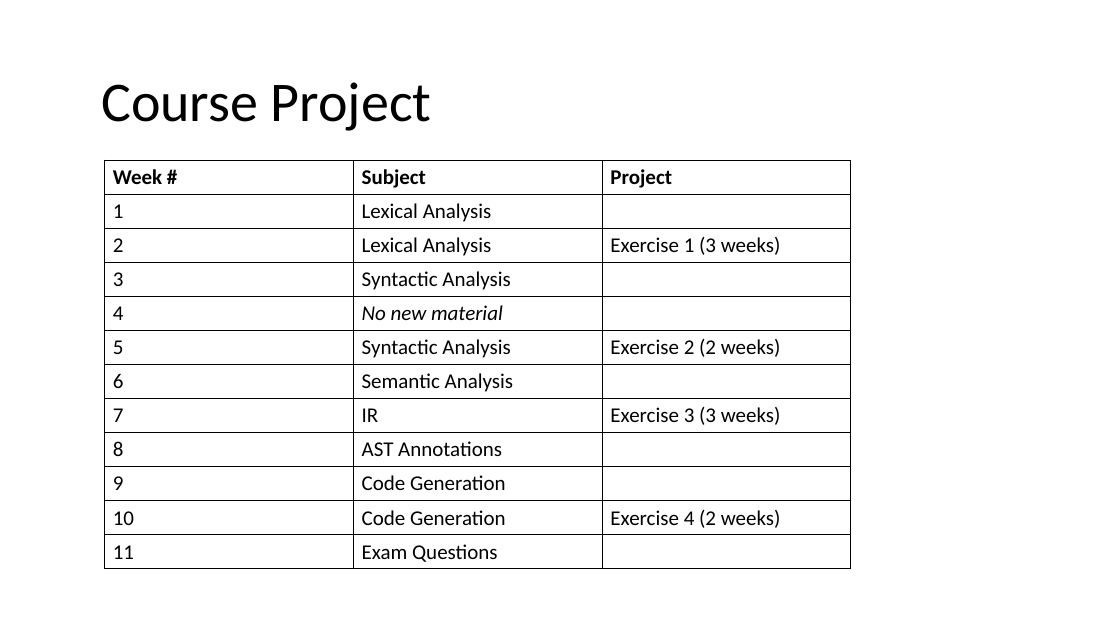
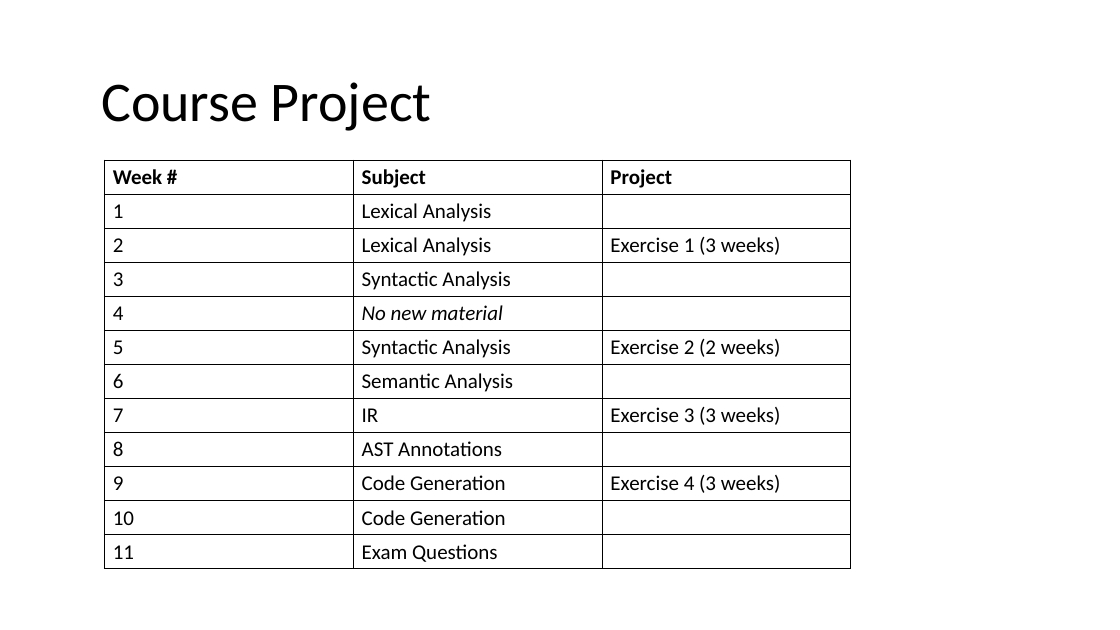
Before and after one commit to nivshani/compilation, a slide deck: slide 4 of slides/lexical_analysis.pptx. Drawn at 1120x630 pixels with LibreOffice and Linux fonts; fonts in the diff are those of the drawing. Boxes give left, top, right and bottom in pixels: in the first picture for what was removed or moved away, otherwise in the second. Text is boxed around its words. In the diff, an @@ line names an element or a change of style, - is before the commit and + after.

```diff
--- a/slides/lexical_analysis.pptx
+++ b/slides/lexical_analysis.pptx
@@ table at [104, 160, 850, 570] @@
-row 10, column 3: 
+row 10, column 3: Exercise 4 (3 weeks)
-row 11, column 3: Exercise 4 (2 weeks)
+row 11, column 3: 
```
Also in this commit, not shown: 2 other slides changed, 1 other file.
